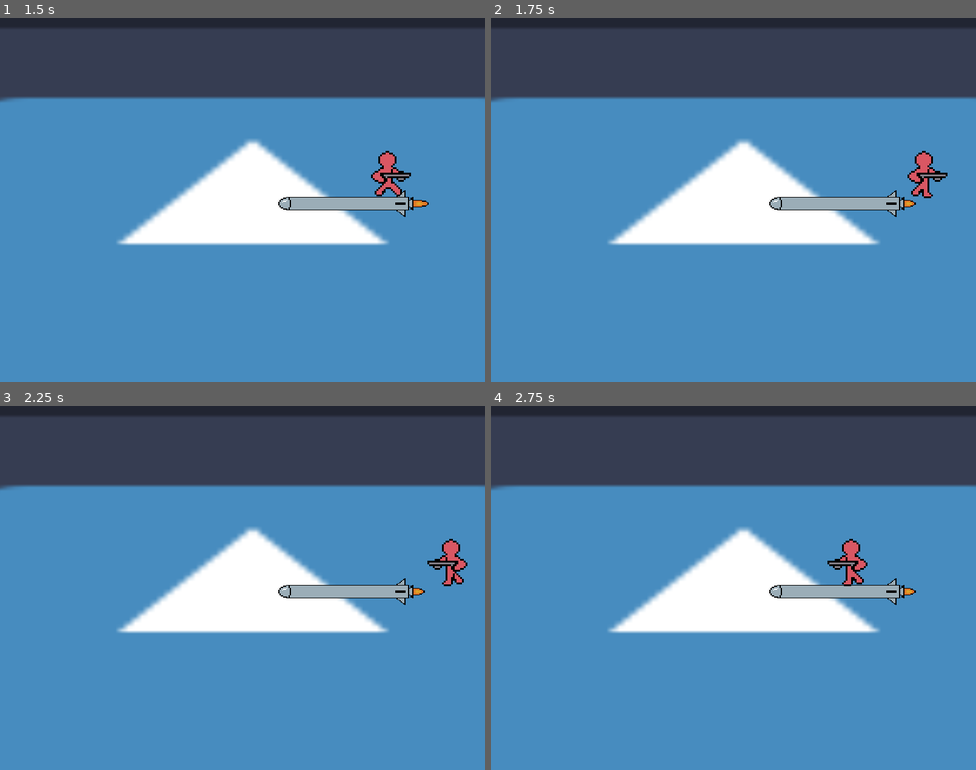
Above: before the commit, frames 1-4 (two rows, left to right).
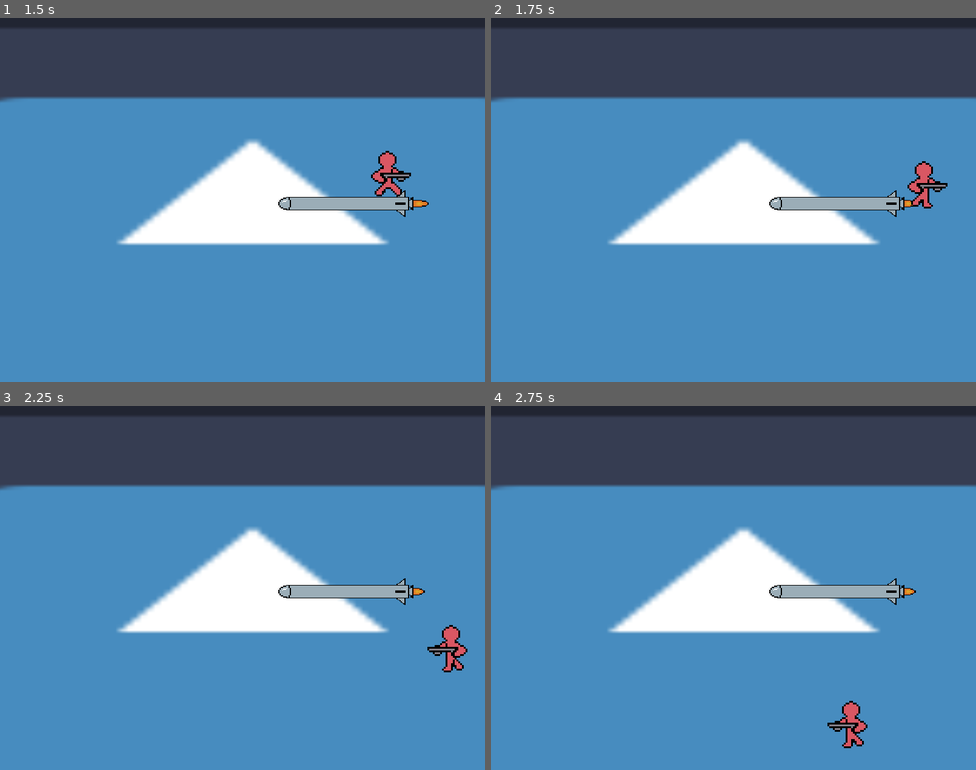
Above: after the commit, the same moments.

Repository: terminator0521/air-jumper
Game: Godot game, scene res://scenes/start_menu.tscn
Two runs of this game, one before a commit and one after it. Both use one fixed random seed, a clock stepped at 60 frames per second and the inputs below. The engine's default icon, where the game draws it, is replaced by a stand-in: a white triangle on a blue panel in a dark square.
Inputs (mouse positions are in pixels of both pictures, inside the frame that each line leads up to):
- Up to frame 1 (1.5 s): click (242, 138) at 0.5 s; tap Enter at 1.25 s; hold Right from 1.28 s (still down)
- Up to frame 2 (1.75 s): keep holding Right
- Up to frame 3 (2.25 s): release Right at 2.03 s; hold Left from 2.03 s (still down)
- Up to frame 4 (2.75 s): keep holding Left

Frame 1 is identical in both runs. In frame 2, 0.6% of the frame differs, in the area x 85-95%, y 36-53%; in frame 3, 1.0%, in the area x 88-97%, y 36-74%; in frame 4, 1.0%.

Commit message:
add falling logic on leaving platform

Diff:
--- a/scenes/game.tscn
+++ b/scenes/game.tscn
@@ -136,3 +136,4 @@
 scale = Vector2(0.05, 0.285)
 
 [connection signal="area_entered" from="Player/Area2D" to="Player" method="_on_area_2d_area_entered"]
+[connection signal="area_exited" from="Player/Area2D" to="Player" method="_on_area_2d_area_exited"]
--- a/scripts/player.gd
+++ b/scripts/player.gd
@@ -1,7 +1,7 @@
 extends CharacterBody2D
 
 var is_jumping = false
-var is_falling = true
+var is_grounded = false
 var platform_velocity
 var displacement: Vector2
 var h_direction: float
@@ -39,10 +39,10 @@
 	displacement.x = h_direction * SPEED * delta
 
 	# Gravity
-	if is_falling:
+	if is_grounded:
+		displacement.y = 0;
+	else:
 		displacement.y = FALL_SPEED * delta
-	else:
-		displacement.y = 0;
 
 	# Apply movement
 	var collide = move_and_collide(displacement)
@@ -50,9 +50,11 @@
 
 
 func _on_area_2d_area_entered(area: Area2D) -> void:
-	if area != null:
-		if area.is_in_group("Platform"):
-			is_falling = false
+	if area.is_in_group("Platform"):
+		is_grounded = true
 
 
+func _on_area_2d_area_exited(area: Area2D) -> void:
+	if area.is_in_group("Platform"):
+		is_grounded = false
 	pass # Replace with function body.
